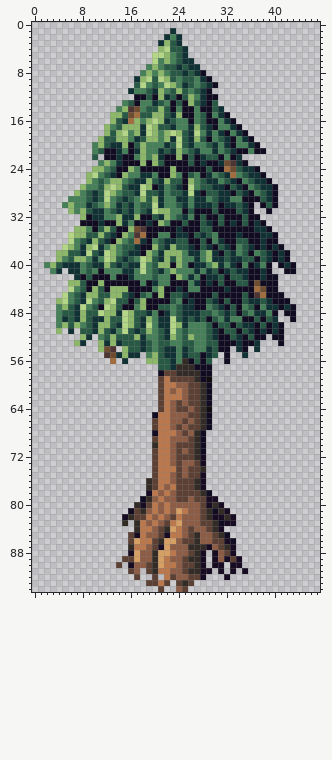
Edited in one commit: sprite sheet (Assets/Art/Textures/Trees/Tree_Pine_01.png). Above: the version before the commit.
Rulers count pixels.
Now the later version:
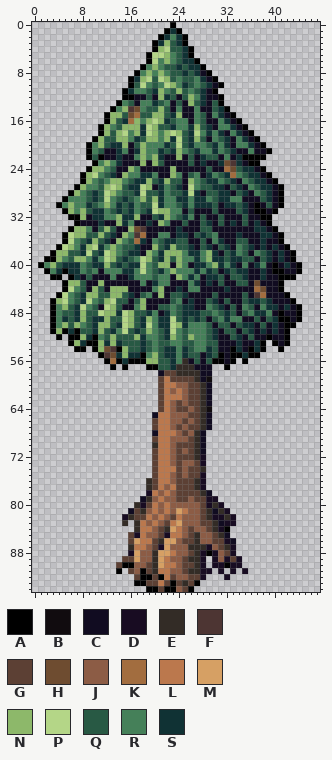
Palette (. is transparent): A #000000  B #110c0f  C #110c21  D #180c22  E #332c26  F #4d3533  G #5c4034  H #6e4c30  J #8c5c45  K #a26d3f  L #bb784d  M #d6a064  N #8db86a  P #b4d687  Q #285944  R #458059  S #103234
What changed:
file 480x950 -> 48x95 pixels (blocks of 10x10 -> 1x1; one block is one cell here)
Changed rows in their new state; - is an unchanged pixel.
first column x 1:
 0 ----------------------A---------------------
 1 ---------------------A-A--------------------
 2 --------------------A---A-------------------
 3 -------------------A----A-------------------
 4 -------------------A-----A------------------
 5 ------------------A------A------------------
 6 ------------------A-------A-----------------
 7 -----------------A---------A----------------
 8 ----------------A-----------A---------------
 9 ---------------A-------------A--------------
10 ---------------A--------------A-------------
11 --------------A--------------A--------------
12 --------------AA--------------A-------------
13 -------------A----------------A-------------
14 ------------A------------------A------------
15 -----------A--------------------A-----------
16 -----------A---------------------A----------
17 ----------A-----------------------A---------
18 ----------A------------------------A--------
19 ---------A--------------------------A-------
20 --------A----------------------------A------
21 --------A-----------------------------A-----
22 --------A-A-----------------------AAAA------
23 ---------A-------------------------AA-------
24 --------A----------------------------A------
25 -------A------------------------------A-----
26 -------A-------------------------------A----
27 ------A---------------------------------A---
28 -----A----------------------------------A---
29 ----A-----------------------------------A---
30 ---A--------------------------------A---A---
31 ----A-------------------------------AA-A----
32 -----AA------------------------------AA-----
33 ------A-------------------------------A-----
34 -----A---------------------------------A----
35 ----A-----------------------------------A---
36 ----A-----------------------------------A---
37 ---A-------------------------------------A--
38 --A---------------------------------------A-
39 -AA---------------------------------------A-
40 A--------------------------------------A---A
41 -A--A----------------------------------AA--A
42 --AA-A----------------------------------AAA-
43 ----A-----------------------------------A---
44 ----A-----------------------------------A---
45 ---A-------------------------------------A--
46 --A---------------------------------------A-
47 --A----------------------------------------A
48 --A-------------------------------------A--A
49 --A-------------------------------------AA-A
50 --A--------------------------------------AA-
51 --A-A-A----------------------------------A--
52 ---A-AA--A----------------------------A--A--
53 -----A--AA---------------------------A-A-A--
54 ------AA-A---A------------------A--A-A--A---
55 ----------A------A------------A-AA-AA-------
56 -----------A-A-AAA-----------AA-A-A---------
57 ------------A-A---AA-----------A------------
first column x 32:
84 A
first column x 14:
88 ---------------A---
90 -AA---------------A
91 A---A--------------
92 ----AA-A-----------
93 ---AA----A---A-----
94 -----AA-AA--A------
